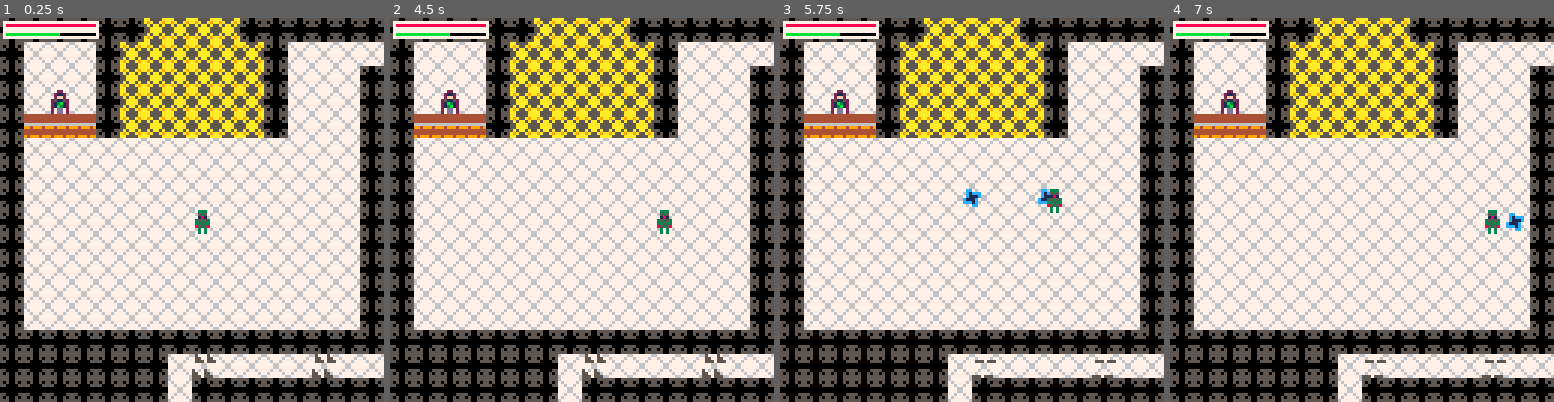
Above: before the commit, frames 1-4 (left to right).
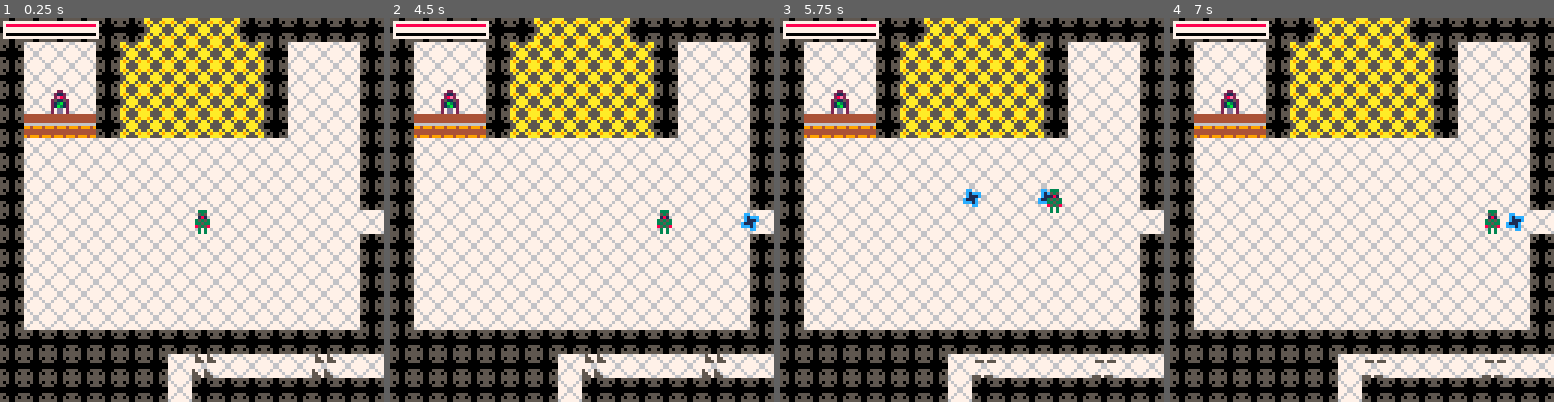
Above: after the commit, the same moments.

Repository: rledford/pico-door
Game: PICO-8 cartridge door.p8
Two runs of this game, one before a commit and one after it. Both use one fixed random seed, a clock stepped at 60 frames per second and the inputs below.
Inputs:
- Up to frame 1 (0.25 s): no input
- Up to frame 2 (4.5 s): tap X (X key) at 0.33, 1.07, 1.85, 2.97, 4.08 s; tap O (Z key) at 0.7, 1.7, 2.1, 2.5, 2.9, 3.3, 3.7, 4.1 s; hold Right 1.6-2.1 s; hold Up 2.15-2.42 s; hold Right 2.47-3.03 s; hold Left 3.08-3.58 s; hold Down 3.63-3.97 s; hold Right from 4.02 s (still down)
- Up to frame 3 (5.75 s): tap O (Z key) every 0.4 s from 4.5 to 5.7 s; release Right at 4.68 s; hold Up 4.73-5.03 s; hold Left 5.08-5.68 s; tap X (X key) at 5.2 s; hold Down from 5.73 s (still down)
- Up to frame 4 (7 s): release Down at 6.03 s; hold Right 6.08-6.58 s; tap O (Z key) at 6.1, 6.5, 6.9 s; tap X (X key) at 6.32 s; hold Right from 6.63 s (still down)

The runs differ from the first frame. In frame 1, 0.9% of the frame differs, in the area x 1-100%, y 3-57%; in frame 2, 1.0%; in frame 3, 0.9%; in frame 4, 0.9%.

Commit message:
Add sfx for vendor actions.

Diff:
--- a/door.p8
+++ b/door.p8
@@ -40,7 +40,8 @@
 -- [x] immediately create random enemies on spawn points when player enters room
 -- [x] add npc vendor
 -- [x] interacting close to vendor shows upgrade purchase window
--- [] add sfx for vendor purchase success and fail
+-- [x] add sfx when vendor window opens and closes
+-- [x] add sfx for vendor purchase success and fail
 -- [] add upgrades, navigation and purchase to vendor window
 -- [] add tile or use X input to activate vendor purchase window when next to vendor
 -- [] add main door with minimum damage requirement to take damage
@@ -211,8 +212,8 @@
 		this.anim = make_animation({32})
 		this.hurt_collidable = false
 		this.level = 1
-		this.gems = 300
-		this.max_gems = 500
+		this.gems = 0
+		this.max_gems = 100
 		this.dead = false
 	end,
 	take_damage=function(this, amt)
@@ -310,7 +311,7 @@
 		this.anim = make_animation({37,38}, 20)
 	end,
 	update=function(this)
-		if player ~= nil and not player.dead and btnp(k_action) and flr(get_range(this, player)) <= TILE_SIZE*2 then
+		if window == nil and player ~= nil and not player.dead and btnp(k_action) and flr(get_range(this, player)) <= TILE_SIZE*2 then
 			show_vendor_window(this)
 		end
 		this.anim.update()
@@ -359,22 +360,26 @@
 }
 
 function show_vendor_window(vendor_obj)
+	sfx(8)
 	local win = {
 		selected_upgrade = 1,
 		update = function(this)
 			if btnp(k_action) then
 				window = nil
 				update_fn = game_update
+				sfx(9)
+				return
 			elseif btnp(k_shoot) then
 				local upgrade = vendor_obj.inventory[this.selected_upgrade]
 				if player.gems - upgrade.cost < 0 then
-					-- play unable-to-purchase sound
+					sfx(10)
 					return
 				end
 				if not upgrade.persist then
 					del(vendor_obj.inventory, upgrade)
 					clamp(this.selected_upgrade, 1, count(vendor_obj.inventory))
 				end
+				sfx(11)
 				player.gems -= upgrade.cost
 				upgrade.on_upgrade()
 			elseif btnp(k_left) then
@@ -404,13 +409,8 @@
 	}
 	window = win
 	update_fn = function()
-		if btnp(k_action) then
-			window = nil
-			update_fn = game_update
-			return
-		end
+		vendor_obj.type.update(vendor_obj)
 		window.update(window)
-		vendor_obj.type.update(vendor_obj)
 	end
 end
 
@@ -1538,7 +1538,7 @@
 555055505550555055505550677667766776677600cccc0000cccc0000cccc0000cccc0000000000000000000000000000000000000000000000000000000000
 00333000000000000000000000000000000000000002200000022000444444440000000000000000000000000000000000000000000000000000000000000000
 00535000000000000000000000000000000000000021120000211200444444440000000000000000000000000000000000000000000000000099990000aaaa00
-0018100000000000000000000000000000000000002ff200002ff20044444444000000000000000000000000000000000000000000000000099aa9900aa99aa0
+00181000000000000000000000000000000000000028e200002e820044444444000000000000000000000000000000000000000000000000099aa9900aa99aa0
 035353000000000000000000000000000000000002511520025115206666666600000000000000000000000000000000000000000000000009a99a900a9aa9a0
 0335330000000000000000000000000000000000021b31200213b1209949994900000000000000000000000000000000000000000000000009a99a900a9aa9a0
 08535800000000000000000000000000000000000213b120021b312044444444000000000000000000000000000000000000000000000000099aa9900aa99aa0
@@ -1687,19 +1687,19 @@
 0000000000000000000000000000000000000000000000000000000000000000000000000000000000000000000000000000000000000000000000000000000000000000000000000000000000000000000000000000000000000000000000000000000000000000000000000000000000000000000000000000000000000000
 __map__
 0101010101010505050501010101010101010101010101010101010101010101000000000000000000000000000000000000000000000000000000000000000000000000000000000000000000000000000000000000000000000000000000000000000000000000000000000000000000000000000000000000000000000000
-0102020201050505050505010202020202020203040204020202020201020201000000000000000000000000000000000000000000000000000000000000000000000000000000000000000000000000000000000000000000000000000000000000000000000000000000000000000000000000000000000000000000000000
-0102020201050505050505010202020101010101020402020202020201020201000000000000000000000000000000000000000000000000000000000000000000000000000000000000000000000000000000000000000000000000000000000000000000000000000000000000000000000000000000000000000000000000
-0102250201050505050505010202020101020202040204020202020201020201000000000000000000000000000000000000000000000000000000000000000000000000000000000000000000000000000000000000000000000000000000000000000000000000000000000000000000000000000000000000000000000000
+0102020201050505050505010202020101020202020202020202020201020201000000000000000000000000000000000000000000000000000000000000000000000000000000000000000000000000000000000000000000000000000000000000000000000000000000000000000000000000000000000000000000000000
+0102020201050505050505010202020101020202020202020202020201020201000000000000000000000000000000000000000000000000000000000000000000000000000000000000000000000000000000000000000000000000000000000000000000000000000000000000000000000000000000000000000000000000
+0102250201050505050505010202020101020202020202020202020201020201000000000000000000000000000000000000000000000000000000000000000000000000000000000000000000000000000000000000000000000000000000000000000000000000000000000000000000000000000000000000000000000000
 0127272701050505050505010202020101020202020202020202020201020201000000000000000000000000000000000000000000000000000000000000000000000000000000000000000000000000000000000000000000000000000000000000000000000000000000000000000000000000000000000000000000000000
 0102020202020202020202020202020101020202020202020202020201020201000000000000000000000000000000000000000000000000000000000000000000000000000000000000000000000000000000000000000000000000000000000000000000000000000000000000000000000000000000000000000000000000
 0102020202020202020202020202020101020202020202020202020201020201000000000000000000000000000000000000000000000000000000000000000000000000000000000000000000000000000000000000000000000000000000000000000000000000000000000000000000000000000000000000000000000000
-0102020202020202020202020202020101020202020204020202020201020201000000000000000000000000000000000000000000000000000000000000000000000000000000000000000000000000000000000000000000000000000000000000000000000000000000000000000000000000000000000000000000000000
-0102020202020202020202020202020101020202060402040602020201020201000000000000000000000000000000000000000000000000000000000000000000000000000000000000000000000000000000000000000000000000000000000000000000000000000000000000000000000000000000000000000000000000
-0102020202020202020202020202020101020202020204020202020201020201000000000000000000000000000000000000000000000000000000000000000000000000000000000000000000000000000000000000000000000000000000000000000000000000000000000000000000000000000000000000000000000000
+0102020202020202020202020202020101010101020202020202040201020201000000000000000000000000000000000000000000000000000000000000000000000000000000000000000000000000000000000000000000000000000000000000000000000000000000000000000000000000000000000000000000000000
+0102020202020202020202020202020202020203020202020204060401020201000000000000000000000000000000000000000000000000000000000000000000000000000000000000000000000000000000000000000000000000000000000000000000000000000000000000000000000000000000000000000000000000
+0102020202020202020202020202020101010101020202020202040201020201000000000000000000000000000000000000000000000000000000000000000000000000000000000000000000000000000000000000000000000000000000000000000000000000000000000000000000000000000000000000000000000000
 0102020202020202020202020202020101020202020202020202020201020201000000000000000000000000000000000000000000000000000000000000000000000000000000000000000000000000000000000000000000000000000000000000000000000000000000000000000000000000000000000000000000000000
 0102020202020202020202020202020101020202020202020202020201021501000000000000000000000000000000000000000000000000000000000000000000000000000000000000000000000000000000000000000000000000000000000000000000000000000000000000000000000000000000000000000000000000
 0102020202020202020202020202020101020202020202020202020203131301000000000000000000000000000000000000000000000000000000000000000000000000000000000000000000000000000000000000000000000000000000000000000000000000000000000000000000000000000000000000000000000000
-0101010101010101010101010101010101020202060202020202020201020201000000000000000000000000000000000000000000000000000000000000000000000000000000000000000000000000000000000000000000000000000000000000000000000000000000000000000000000000000000000000000000000000
+0101010101010101010101010101010101020202020202020202020201020201000000000000000000000000000000000000000000000000000000000000000000000000000000000000000000000000000000000000000000000000000000000000000000000000000000000000000000000000000000000000000000000000
 0101010101010102040202020204020202130202020202020202020201020201000000000000000000000000000000000000000000000000000000000000000000000000000000000000000000000000000000000000000000000000000000000000000000000000000000000000000000000000000000000000000000000000
 0101010101010102010101010101010101010101010101010102010101010101000000000000000000000000000000000000000000000000000000000000000000000000000000000000000000000000000000000000000000000000000000000000000000000000000000000000000000000000000000000000000000000000
 0101010101010102010101010101010101010101010101010102010101010101000000000000000000000000000000000000000000000000000000000000000000000000000000000000000000000000000000000000000000000000000000000000000000000000000000000000000000000000000000000000000000000000
Not shown, changed: the sound effects (__sfx__) section of door.p8
